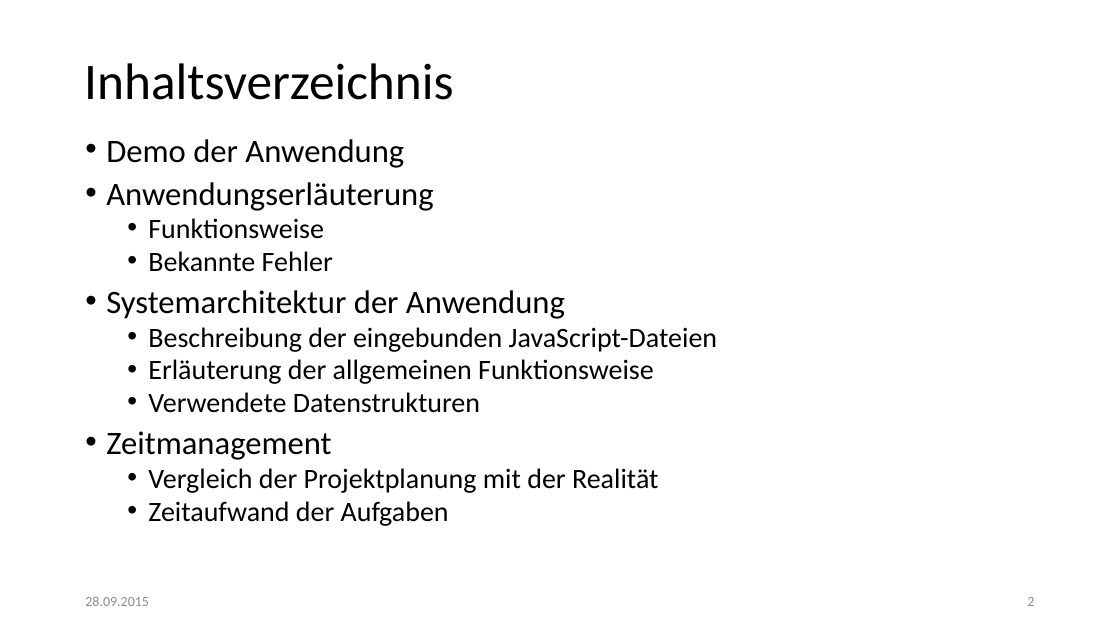
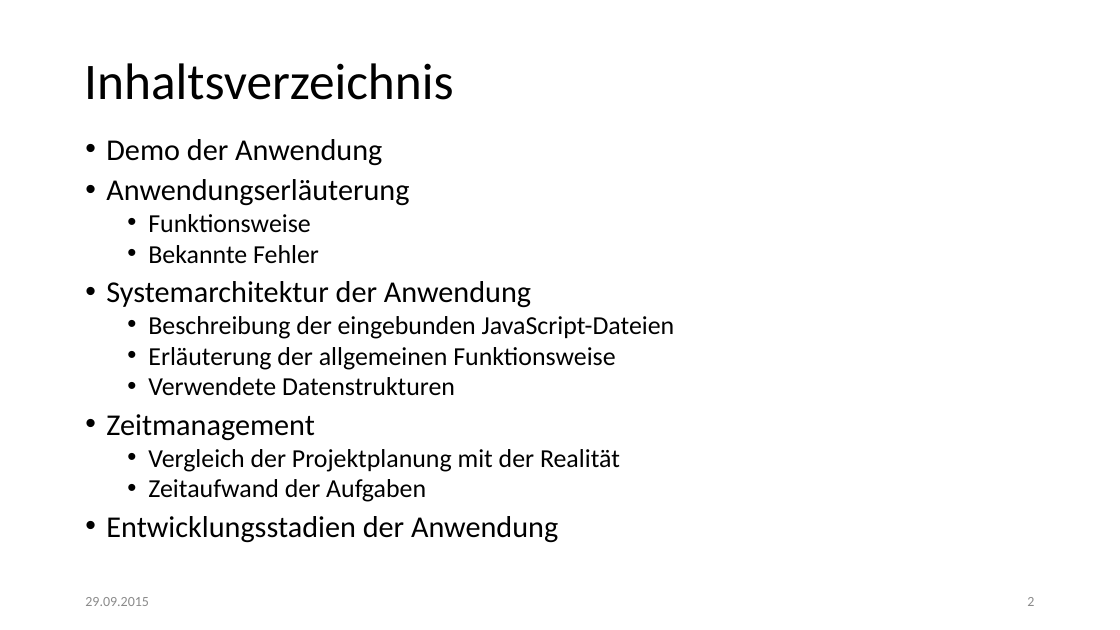
Before and after one commit to lukasleitsch/mensch-aergere-dich-nicht, a slide deck: slide 2 of Finale Präsentation.pptx. Drawn at 1120x630 pixels with LibreOffice and Linux fonts; fonts in the diff are those of the drawing. Boxes give left, top, right and bottom in pixels: in the first picture for what was removed or moved away, otherwise in the second. Text is boxed around its words. In the diff, an @@ line names an element or a change of style, - is before the commit and + after.

```diff
--- a/Finale Präsentation.pptx
+++ b/Finale Präsentation.pptx
@@ text at [106,139,675,502]: size 28 to 25.9 pt in "Demo der Anwendung", "Anwendungserläuterung", "Systemarchitektur der Anwendung", "Zeitmanagement"; size 24 to 22.2 pt in "Funktionsweise", "Bekannte Fehler", "Beschreibung der eingebunden JavaScript-Dateien", "Erläuterung der allgemeinen Funktionsweise" and 3 more places @@
@@ text at [106,516,558,543]: paragraph added @@
+• Entwicklungsstadien der Anwendung
@@ text at [85,597,149,606]: text changed @@
-28.09.2015
+29.09.2015
```
Also in this commit, not shown: 12 other slides changed, 10 slides added.
